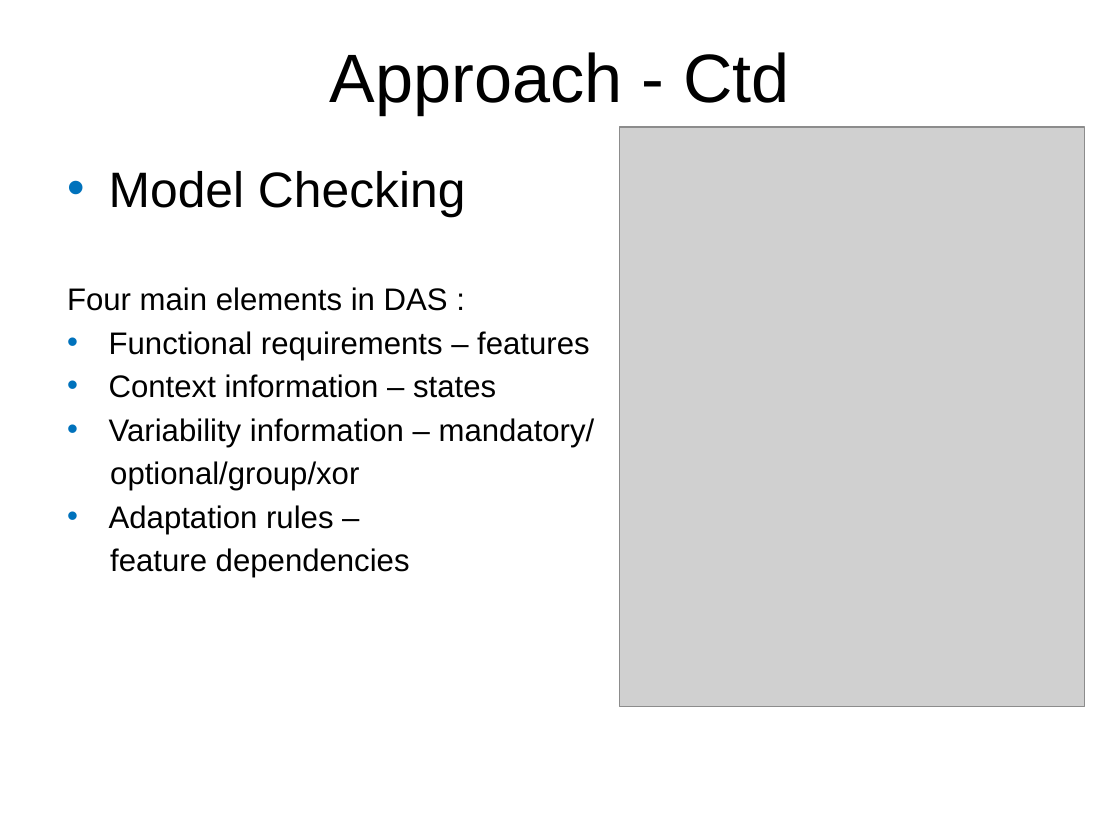
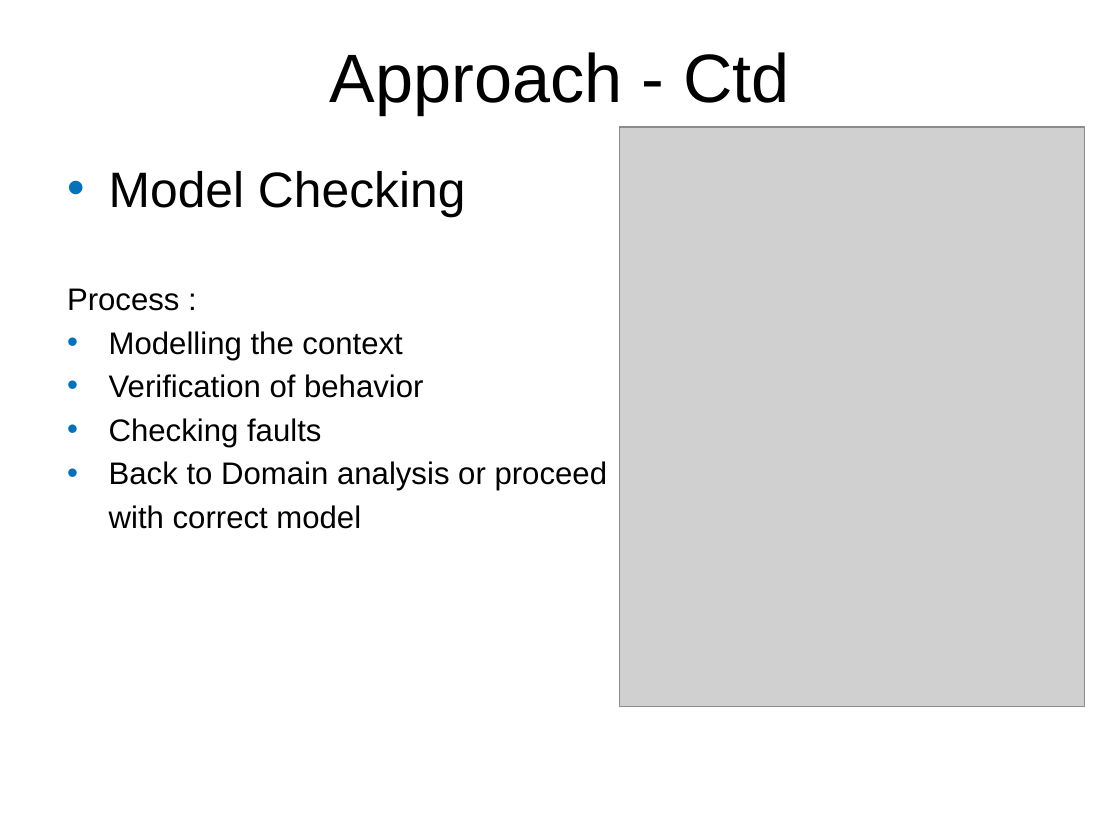
Before and after one commit to Ruthvicp/CS5551_Team_11_Project, a slide deck: slide 7 of Documentation/DAS.ppt. Drawn at 1120x840 pixels with LibreOffice and Linux fonts; fonts in the diff are those of the drawing; grey boxes stand for pictures; background and template pictures are left out. Boxes give left, top, right and bottom in pixels: in the first picture for what was removed or moved away, otherwise in the second. Text is boxed around its words. In the diff, an @@ line names an element or a change of style, - is before the commit and + after.

```diff
--- a/Documentation/DAS.ppt
+++ b/Documentation/DAS.ppt
@@ text at bbox=[67, 288, 608, 529]: text changed @@
-Four main elements in DAS :
-• Functional requirements – features
-• Context information – states
-• Variability information – mandatory/
-optional/group/xor
-• Adaptation rules –
-feature dependencies
+Process :
+• Modelling the context
+• Verification of behavior
+• Checking faults
+• Back to Domain analysis or proceed
+with correct model
```
Also in this commit, not shown: 1 other slide changed.
